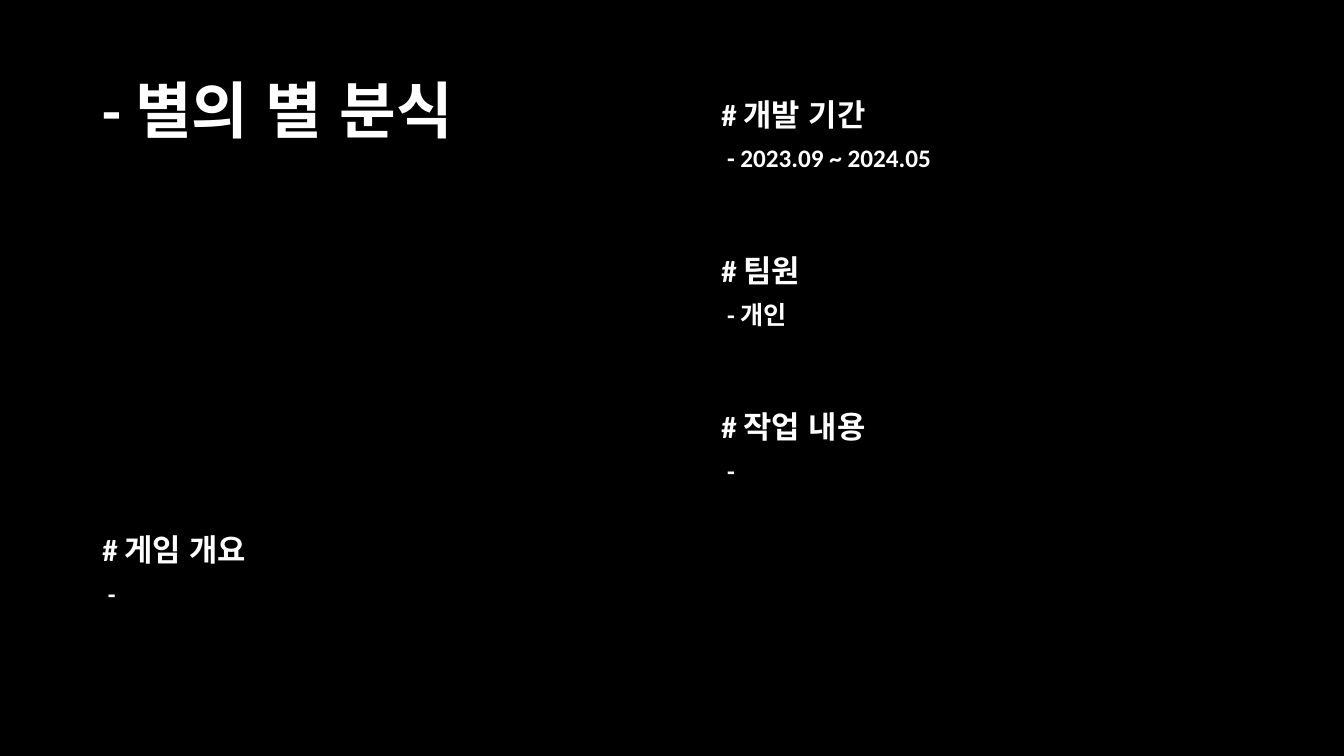
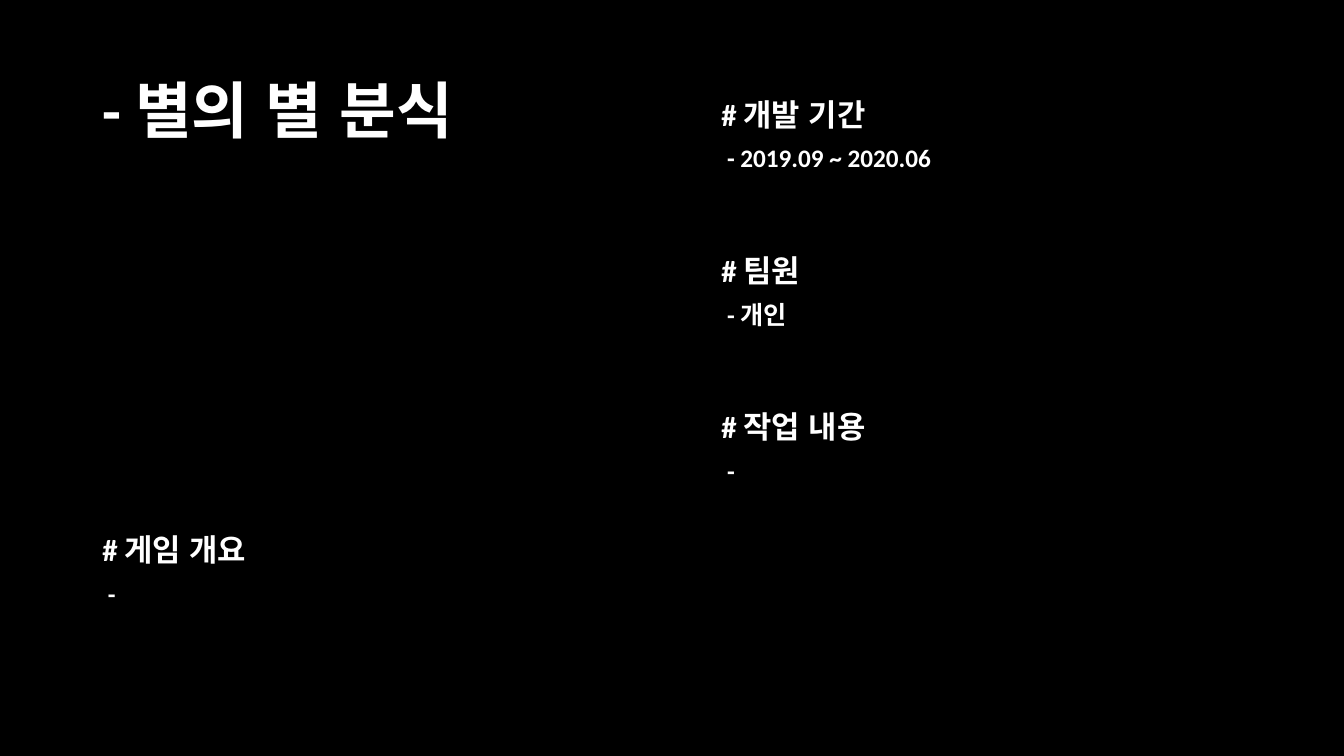
Before and after one commit to hazasue/B977012, a slide deck: slide 12 of portfolio.pptx (slide 15 before the commit). Drawn at 1344x756 pixels with LibreOffice and Linux fonts; fonts in the diff are those of the drawing. Boxes give left, top, right and bottom in pixels: in the first picture for what was removed or moved away, otherwise in the second. Text is boxed around its words. In the diff, an @@ line names an element or a change of style, - is before the commit and + after.

```diff
--- a/portfolio.pptx
+++ b/portfolio.pptx
@@ text at (x1=740, y1=149, x2=931, y2=168): text changed @@
-- 2023.09 ~ 2024.05
+- 2019.09 ~ 2020.06
```
Also in this commit, not shown: 6 other slides changed, 3 slides removed.
